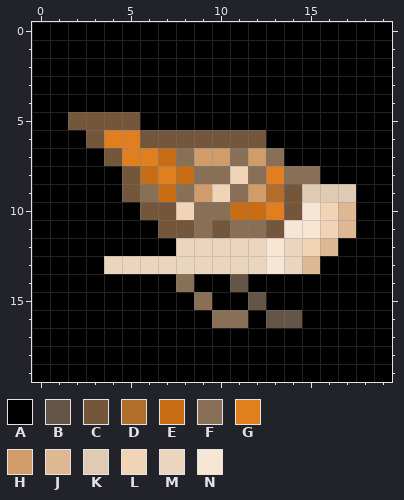
Two states of a pixel-art sprite, sprites/body_fly.png. Above, as it was before the edit.
The file is 20x20 pixels. Colours within 5 levels of each other are drawn and written as one.
Palette (. is transparent): A #000000  B #645547  C #74573b  D #b16d2a  E #c86d14  F #886f56  G #e17f1f  H #cf9c6a  J #deb892  K #e1cab3  L #f1d3b6  M #ecd5bf  N #f8e6d5
New version:
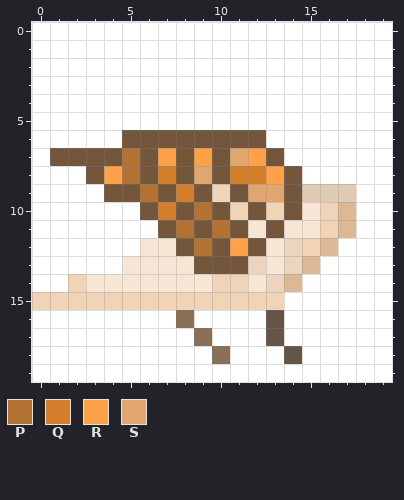
Colours new in this view: P #b37232  Q #d57e2a  R #ffa146  S #e0a66d
Edits made:
colour A: #000000 -> #ffffff
y 5: x 2..5 CCCC -> AAAA
y 6: x 3..5 CGG -> AAC
y 7: x 1..3 AAA -> CCC; x 5..13 GGEFHHFHF -> PCRCRCSRC
y 8: x 3..15 AACEGEFFLFGFF -> CRPCQCSCQQRCA
y 9: x 4 A -> C; x 6..9 FEFH -> PCQC; x 11..13 FHD -> CSS
y 10: x 7..13 CLFFEEG -> QCPCLCL
y 11: x 8..12 CFCFF -> PCPCN
y 12: x 6..12 AAMMMMM -> NNCPCRC
y 13: x 4..11 MMMMMMMM -> ANNNNCCC
y 14: x 2..14 AAAAAAFAABAAA -> LNNNNNNNLLNMJ
y 15: x 0..13 AAAAAAAAAFAABA -> LLLLLLLLLLLLLL
y 16: x 8 A -> F; x 10..11 FF -> AA; x 14 B -> A
y 17: x 9 A -> F; x 13 A -> B
y 18: x 10 A -> F; x 14 A -> B
Changed places in both pictures, as pixel boxes (x1, y1, x2, y2):
changed: (32, 22, 392, 382)
